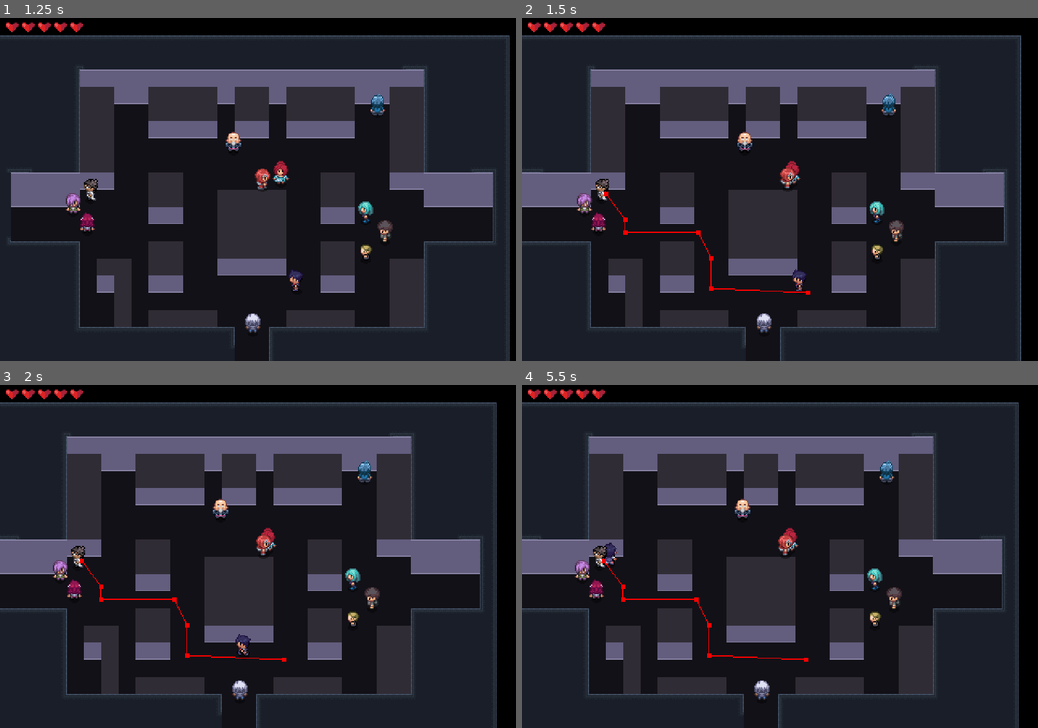
Above: before the commit, frames 1-4 (two rows, left to right).
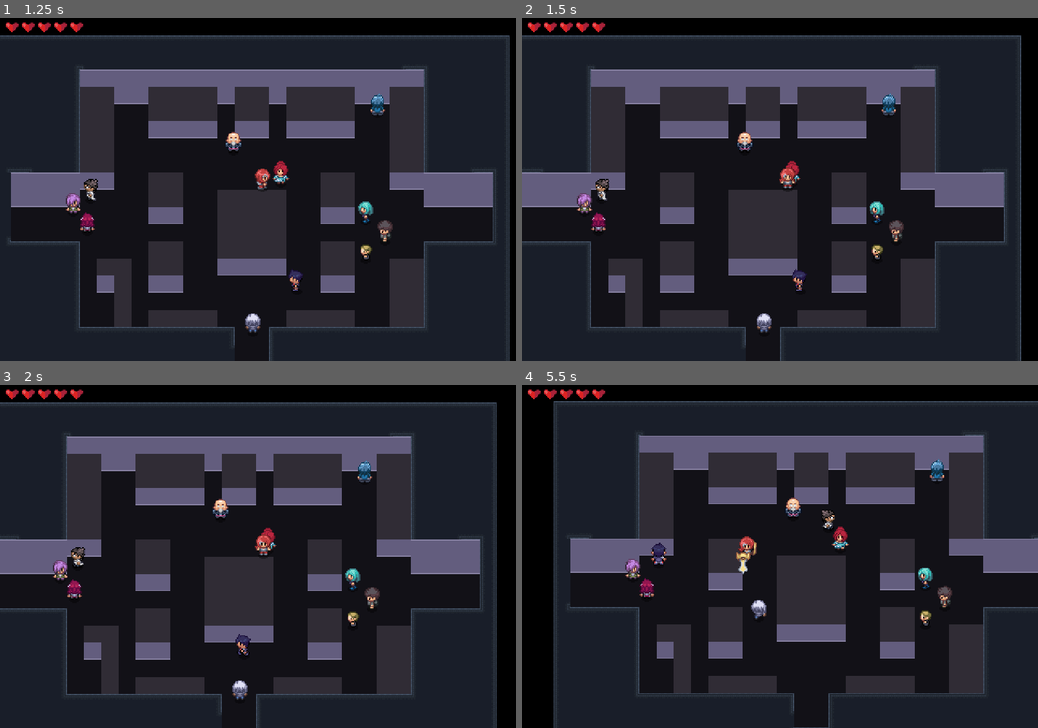
Above: after the commit, the same moments.

Repository: AmethystBlack/personal
Game: Godot game, scene res://world.tscn
The game is run twice, just before and just after one commit, with the same random seed, the same clock (stepped at 60 frames per second) and the same inputs.
Inputs (mouse positions are in pixels of both pictures, inside the frame that each line leads up to):
- Up to frame 1 (1.25 s): move the mouse to (387, 213) at 0.52 s; hold Right (ui_right) from 0.53 s (still down); tap Space (attack) at 0.6 s; click (387, 213) at 0.67 s
- Up to frame 2 (1.5 s): move the mouse to (614, 189) at 1.27 s; release Right (ui_right) at 1.28 s; hold Down (ui_down) from 1.28 s (still down); tap Q (misc) at 1.35 s; click (614, 189) at 1.42 s
- Up to frame 3 (2 s): keep holding Down (ui_down)
- Up to frame 4 (5.5 s): move the mouse to (888, 470) at 2.02 s; release Down (ui_down) at 2.03 s; hold Right (ui_right) 2.03-2.78 s; tap one key every 0.75 s from 2.1 s: X (roll) Space (attack) Q (misc) X (roll) Space (attack); click (888, 470) at 2.17 s; move the mouse to (759, 690) at 2.77 s; hold Up (ui_up) 2.78-3.53 s; click (759, 690) at 2.92 s; move the mouse to (702, 597) at 3.52 s; hold Left (ui_left) 3.53-5.03 s; click (702, 597) at 3.67 s; move the mouse to (893, 601) at 4.27 s; click (893, 601) at 4.42 s; move the mouse to (872, 618) at 5.02 s; hold Down (ui_down) from 5.03 s (still down); click (872, 618) at 5.17 s

Frame 1 is identical in both runs. In frame 2, 0.3% of the frame differs, in the area x 15-56%, y 44-81%; in frame 3, 0.4%; in frame 4, 37%, in the area x 0-100%, y 4-100%.

Commit message:
direct character

Diff:
--- /dev/null
+++ b/Polar/Effects/bullet.tscn
@@ -0,0 +1,26 @@
+[gd_scene load_steps=4 format=3 uid="uid://bolfh6upy3v86"]
+
+[sub_resource type="Gradient" id="Gradient_ispwg"]
+offsets = PackedFloat32Array(0.00819672, 0.360656, 0.598361, 0.811475, 1)
+colors = PackedColorArray(1, 1, 1, 1, 1, 0.901, 0.34, 1, 1, 0.5995, 0.11, 1, 0.24, 0.21608, 0.2088, 1, 0, 0, 0, 0)
+
+[sub_resource type="GradientTexture1D" id="GradientTexture1D_i0px4"]
+gradient = SubResource("Gradient_ispwg")
+
+[sub_resource type="ParticleProcessMaterial" id="ParticleProcessMaterial_m1g25"]
+particle_flag_disable_z = true
+particle_flag_damping_as_friction = true
+direction = Vector3(1, -1, 0)
+spread = 0.0
+initial_velocity_min = 53.76
+initial_velocity_max = 53.76
+gravity = Vector3(0, 0, 0)
+color_ramp = SubResource("GradientTexture1D_i0px4")
+
+[node name="Node2D" type="Node2D"]
+
+[node name="GPUParticles2D" type="GPUParticles2D" parent="."]
+process_material = SubResource("ParticleProcessMaterial_m1g25")
+lifetime = 0.5
+interpolate = false
+fract_delta = false
--- a/Polar/UI/hud.gd
+++ b/Polar/UI/hud.gd
@@ -13,6 +13,7 @@
 }
 var controlState = hudState.OPEN
 var lastSpeaker = null
+var selectedChar = null
 
 # Called when the node enters the scene tree for the first time.
 func _ready() -> void:
@@ -22,6 +23,14 @@
 # Called every frame. 'delta' is the elapsed time since the previous frame.
 func _process(delta: float) -> void:
 	pass
+
+
+func _input(event):
+	if controlState == hudState.DIRECTING:
+		if event is InputEventMouseButton && event.pressed == true:
+			selectedChar.path_to_cursor()
+			freeControls()
+
 
 func canControl():
 	if controlState == hudState.OPEN:
@@ -51,12 +60,6 @@
 func freeControls():
 	controlState = hudState.OPEN
 
-func isFree():
-	if controlState == hudState.OPEN:
-		return true
-	else:
-		return false
-
 func fadeIn(duration: float = 1):
 		var speed = (1 / duration)
 		screenAnim.speed_scale = speed
@@ -70,5 +73,8 @@
 		await screenAnim.animation_finished
 
 func selectCharacter(actor):
+		actor.runInPlace()
+		selectedChar = actor
+		await h.wait(0.1)
 		controlState = hudState.DIRECTING
-		print("selected " + actor.name)
+		#print("selected " + actor.name)
--- a/Polar/character/PolarNPC/Jadd/jadd.tscn
+++ b/Polar/character/PolarNPC/Jadd/jadd.tscn
@@ -10,8 +10,11 @@
 texture = ExtResource("2_eigf4")
 offset = Vector2(-7, -22)
 
-[node name="Stats" parent="." index="10"]
+[node name="Stats" parent="." index="9"]
 initiative = 55
+
+[node name="NavigationAgent2D" parent="." index="11"]
+debug_enabled = true
 
 [editable path="HitboxPivot/SwordHitbox"]
 [editable path="HitboxPivot/InteractRange"]
--- a/Polar/character/PolarNPC/polarNPC.tscn
+++ b/Polar/character/PolarNPC/polarNPC.tscn
@@ -12,7 +12,7 @@
 texture = ExtResource("3_ok8k0")
 offset = Vector2(-8, -21)
 
-[node name="HitboxPivot" parent="." index="6"]
+[node name="HitboxPivot" parent="." index="5"]
 visible = false
 
 [editable path="HitboxPivot/SwordHitbox"]
--- a/Polar/character/PolarNPC/polar_npc.gd
+++ b/Polar/character/PolarNPC/polar_npc.gd
@@ -8,7 +8,7 @@
 		h.Party.append(self)
 
 func _input(event):
-	if h.HUD.isFree():
+	if h.HUD.canControl():
 		if mousedOver == true:
 			if event is InputEventMouseButton && event.pressed == true:
 				h.HUD.selectCharacter(self)
--- a/Polar/character/actor.gd
+++ b/Polar/character/actor.gd
@@ -90,6 +90,14 @@
 			path_state(delta)
 
 
+func _on_interaction_mouse_entered() -> void:
+	mousedOver = true
+
+
+func _on_interaction_mouse_exited() -> void:
+	mousedOver = false
+
+
 
 func move_state(delta):
 	animationState.travel("Idle")
@@ -117,6 +125,12 @@
 	set_movement_target(get_global_mouse_position())
 	state = State.PATH
 	animationState.travel("Run")
+
+func runInPlace():
+	animationState.travel("Run")
+
+func idleInPlace():
+	animationState.travel("Idle")
 
 func set_movement_target(movement_target: Vector2):
 	navigation_agent.target_position = movement_target
@@ -188,12 +202,3 @@
 			faceRight()
 		DIRECTIONS.UP:
 			faceUp()
-
-
-
-func _on_interaction_mouse_entered() -> void:
-	mousedOver = true
-
-
-func _on_interaction_mouse_exited() -> void:
-	mousedOver = false
--- a/Polar/character/actor.tscn
+++ b/Polar/character/actor.tscn
@@ -436,7 +436,6 @@
 path_postprocessing = 1
 simplify_path = true
 radius = 12.0
-debug_enabled = true
 
 [node name="Interaction" type="Area2D" parent="."]
 collision_layer = 2
